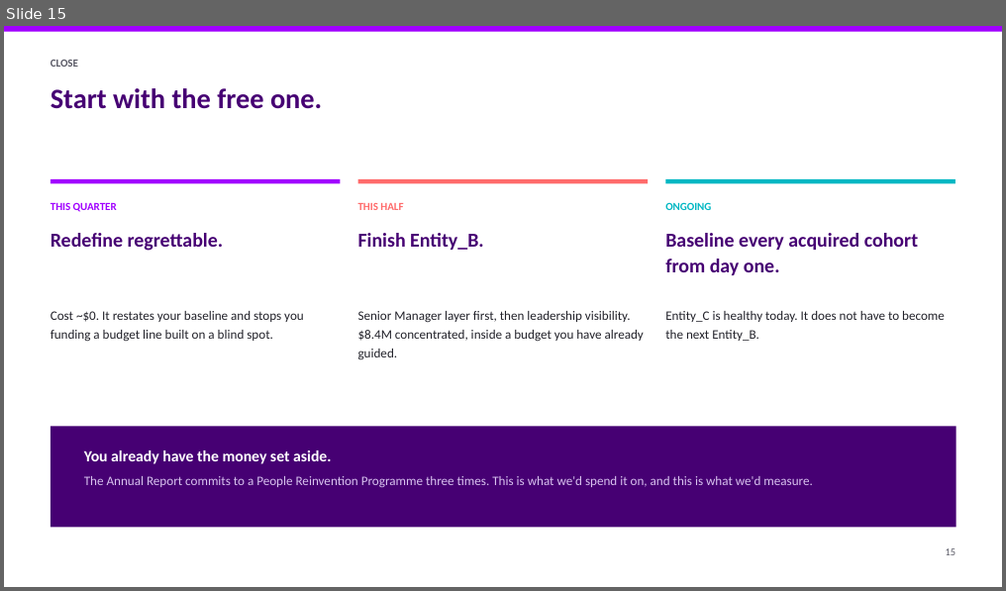
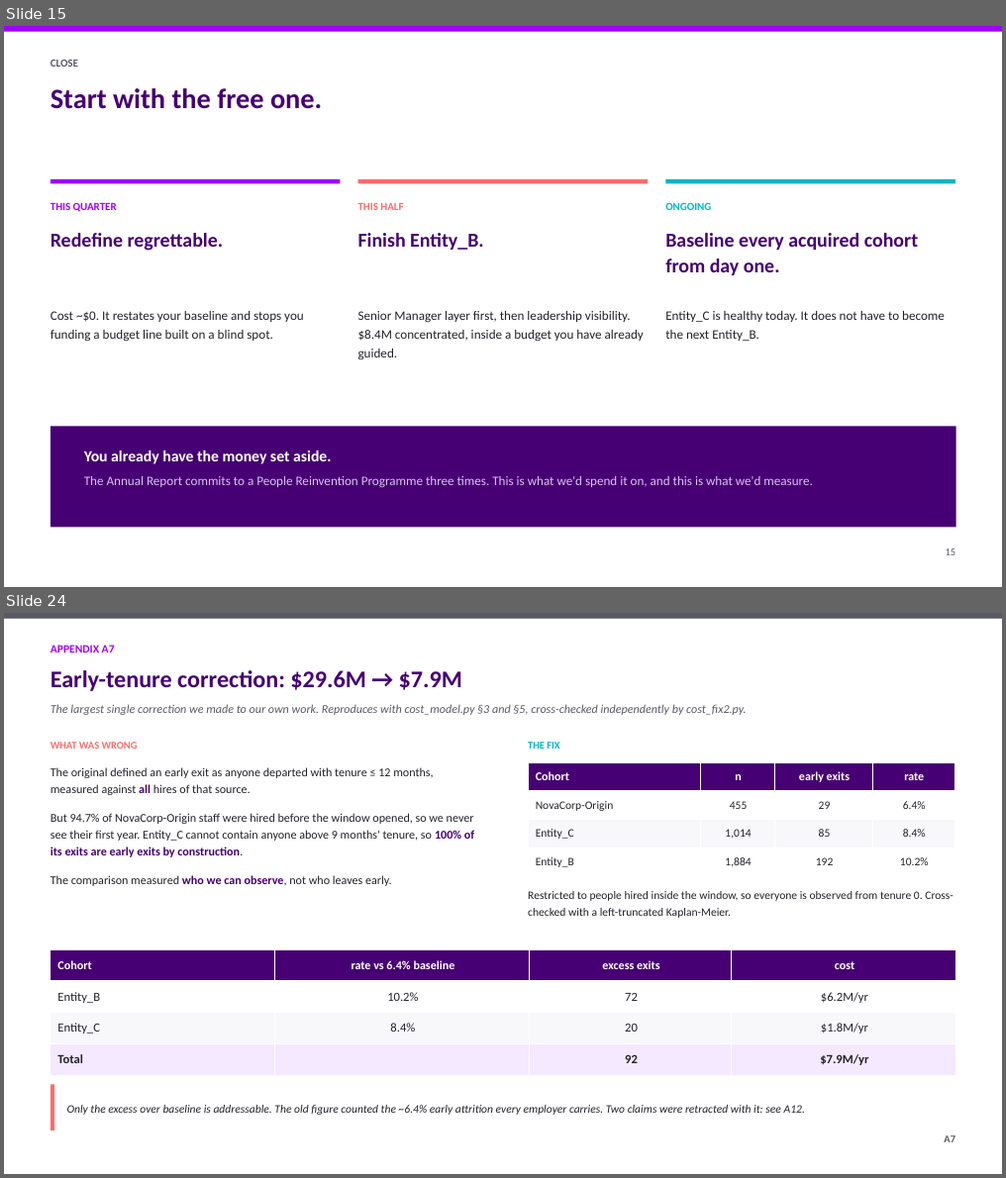
Before and after one commit to athxrva21/subaa_datathon, a slide deck: deck/NovaCorp_deck.pptx. Shown one above the other, each under a label of ours: slide 15 before the commit, slides 15 and 24 after it; the slides between them are not shown. The pictures are 1006x591 and 1006x1178 pixels, drawn with LibreOffice and Linux fonts; fonts in the diff are those of the drawing. Boxes give left, top, right and bottom in pixels: in the first picture for what was removed or moved away, otherwise in the second. Text is boxed around its words. In the diff, an @@ line names an element or a change of style, - is before the commit and + after.

Commit message:
feat(deck): add appendix A1-A14 and export full pdf

```diff
--- a/deck/NovaCorp_deck.pptx
+++ b/deck/NovaCorp_deck.pptx
@@ slide 24 added at (x1=4, y1=613, x2=1002, y2=1174), background #FFFFFF @@
@@ rectangle added at (x1=4, y1=613, x2=1002, y2=618), fill #5A5A66 @@
@@ text added at (x1=51, y1=645, x2=115, y2=653), 11 pt, text #A100FF, bold @@
+APPENDIX A7
@@ text added at (x1=51, y1=670, x2=462, y2=691), 23 pt, text #460073, bold @@
+Early-tenure correction: $29.6M → $7.9M
@@ text added at (x1=51, y1=704, x2=746, y2=715), 11.5 pt, text #5A5A66, italic @@
+The largest single correction we made to our own work. Reproduces with cost_model.py §3 and §5, cross-checked independently by cost_fix2.py.
@@ text added at (x1=51, y1=742, x2=138, y2=749), 10 pt, text #FF6B6B, bold @@
+WHAT WAS WRONG
@@ text added at (x1=528, y1=742, x2=559, y2=749), 10 pt, text #00B7C3, bold @@
+THE FIX
@@ text added at (x1=51, y1=767, x2=474, y2=886), 11.5 pt, text #22222A @@
+The original defined an early exit as anyone departed with tenure ≤ 12 months, measured against all hires of that source.
+But 94.7% of NovaCorp-Origin staff were hired before the window opened, so we never see their first year. Entity_C cannot contain anyone above 9 months' tenure, so 100% of its exits are early exits by construction.
+The comparison measured who we can observe, not who leaves early.
@@ table added at (x1=528, y1=762, x2=954, y2=876), 4 rows, 4 columns @@
+Cohort | n | early exits | rate
+NovaCorp-Origin | 455 | 29 | 6.4%
+Entity_C | 1,014 | 85 | 8.4%
+Entity_B | 1,884 | 192 | 10.2%
@@ text added at (x1=528, y1=891, x2=953, y2=918), 11 pt, text #22222A @@
+Restricted to people hired inside the window, so everyone is observed from tenure 0. Cross-checked with a left-truncated Kaplan-Meier.
@@ table added at (x1=51, y1=950, x2=956, y2=1075), 4 rows, 4 columns @@
+Cohort | rate vs 6.4% baseline | excess exits | cost
+Entity_B | 10.2% | 72 | $6.2M/yr
+Entity_C | 8.4% | 20 | $1.8M/yr
+Total |  | 92 | $7.9M/yr
@@ rectangle added at (x1=51, y1=1084, x2=54, y2=1131), fill #FF6B6B @@
@@ text added at (x1=67, y1=1105, x2=805, y2=1115), 11 pt, text #22222A, italic @@
+Only the excess over baseline is addressable. The old figure counted the ~6.4% early attrition every employer carries. Two claims were retracted with it: see A12.
@@ text added at (x1=944, y1=1136, x2=955, y2=1143), 10 pt, text #5A5A66, bold @@
+A7
```
Also in this commit, not shown: 16 other slides added, 3 other files.
